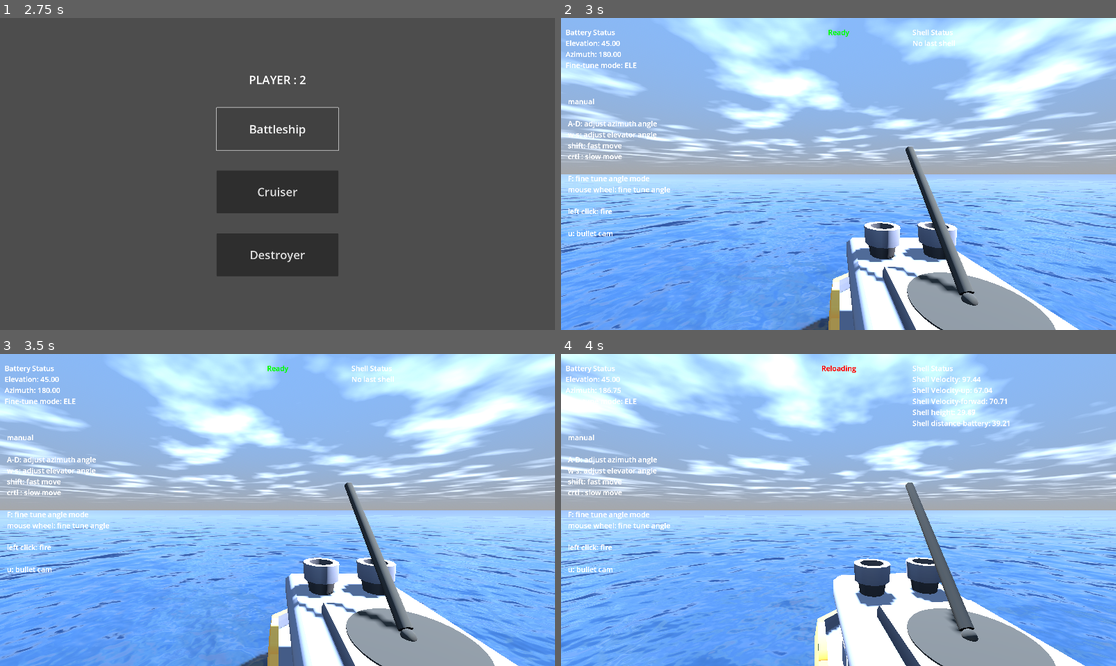
Above: before the commit, frames 1-4 (two rows, left to right).
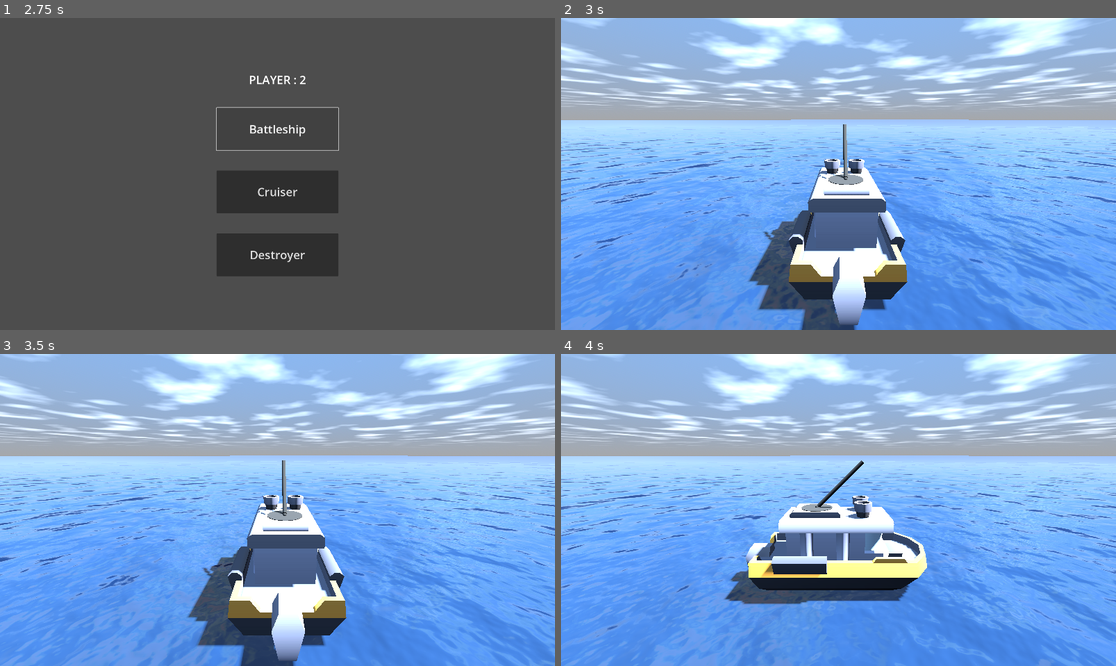
Above: after the commit, the same moments.

Repository: jimmoi/3d_game_team_god_khong_peace
Game: Godot game, scene res://scene/menu.tscn
The game is run twice, just before and just after one commit, with the same random seed, the same clock (stepped at 60 frames per second) and the same inputs.
Inputs (mouse positions are in pixels of both pictures, inside the frame that each line leads up to):
- Up to frame 1 (2.75 s): click "PLAY" at 0.5 s; click "1 vs 1" at 1.25 s; click "Battleship" at 2 s
- Up to frame 2 (3 s): click "Cruiser" at 2.75 s
- Up to frame 3 (3.5 s): no input
- Up to frame 4 (4 s): move the mouse to (960, 494) at 3.52 s; hold D (right) from 3.53 s (still down); hold Ctrl from 3.53 s (still down); click (960, 494) at 3.6 s

Frame 1 is identical in both runs. In frame 2, 76% of the frame differs, in the area x 0-100%, y 0-100%; in frame 3, 76%; in frame 4, 80%.

Commit message:
make game turn

Diff:
--- a/Charactor/battleship.tscn
+++ b/Charactor/battleship.tscn
@@ -11,15 +11,14 @@
 script = ExtResource("1_btgdt")
 
 [node name="model" type="Node3D" parent="."]
-transform = Transform3D(0.8, 0, 0, 0, 1, 0, 0, 0, 1, 0, 0, 0)
 
-[node name="ship-cargo-c2" parent="model" instance=ExtResource("2_tb3w1")]
-transform = Transform3D(-1, 0, -8.742278e-08, 0, 1, 0, 8.742278e-08, 0, -1, -0.16470146, 0, -0.90688336)
+[node name="ship" parent="model" instance=ExtResource("2_tb3w1")]
+transform = Transform3D(-0.8, 0, -1.509958e-07, 0, 1, 0, 1.2079664e-07, 0, -1, -0.16470146, 0, -0.90688336)
 
-[node name="gun" parent="model/ship-cargo-c2" instance=ExtResource("3_6cew4")]
-transform = Transform3D(-1, 0, 8.742278e-08, 0, 1, 0, -8.742278e-08, 0, -1, 0.012140304, 2.4046562, 1.0501503)
-min_barrel_angle = -80
-bullet_speed = 100
+[node name="gun" parent="model" instance=ExtResource("3_6cew4")]
+transform = Transform3D(0.8, 0, 8.105758e-08, 0, 1, 0, -3.3373865e-08, 0, 1, -0.17441386, 2.4046562, -1.9570336)
+min_barrel_angle = -95
+bullet_speed = 200
 
 [node name="hp1" type="CollisionShape3D" parent="."]
 transform = Transform3D(-1, 0, -8.742278e-08, 0, 1, 0, 8.742278e-08, 0, -1, -0.15643919, 0.831845, -4.302236)
@@ -36,4 +35,4 @@
 [node name="Camera3D" type="Camera3D" parent="."]
 transform = Transform3D(1, 0, 0, 0, 0.8660254, 0.5, 0, -0.5, 0.8660254, 0, 6, 8.539753)
 
-[connection signal="fire" from="model/ship-cargo-c2/gun" to="." method="_on_gun_fire"]
+[connection signal="fire" from="model/gun" to="." method="_on_gun_fire"]
--- a/Charactor/cruiser.tscn
+++ b/Charactor/cruiser.tscn
@@ -12,13 +12,13 @@
 
 [node name="model" type="Node3D" parent="."]
 
-[node name="boat-tow-b2" parent="model" instance=ExtResource("2_30ysa")]
+[node name="ship" parent="model" instance=ExtResource("2_30ysa")]
 transform = Transform3D(-1, 0, 8.742278e-08, 0, 1, 0, -8.742278e-08, 0, -1, 0, 0, 0)
 
-[node name="gun" parent="model/boat-tow-b2" instance=ExtResource("3_30ysa")]
-transform = Transform3D(-1, 0, -8.742278e-08, 0, 1, 0, 8.742278e-08, 0, -1, -7.9646036e-08, 2.745076, -0.9110445)
-min_barrel_angle = -80
-bullet_speed = 100
+[node name="gun" parent="model" instance=ExtResource("3_30ysa")]
+transform = Transform3D(1, 0, 0, 0, 1, 0, 0, 0, 1, 0, 2.745076, 0.9110445)
+min_barrel_angle = -95
+bullet_speed = 200
 
 [node name="Hp1" type="CollisionShape3D" parent="."]
 transform = Transform3D(1, 0, 0, 0, 1, 0, 0, 0, 1, -0.018814087, 0.876709, 1.1381836)
@@ -31,4 +31,4 @@
 [node name="Camera3D" type="Camera3D" parent="."]
 transform = Transform3D(1, 2.5081883e-08, 6.7206707e-09, -2.5966674e-08, 0.9659259, 0.25881907, 0, -0.25881907, 0.9659258, -0.20699453, 4.4380636, 6.48167)
 
-[connection signal="fire" from="model/boat-tow-b2/gun" to="." method="_on_gun_fire"]
+[connection signal="fire" from="model/gun" to="." method="_on_gun_fire"]
--- a/Charactor/destroyer.tscn
+++ b/Charactor/destroyer.tscn
@@ -10,6 +10,16 @@
 [node name="Destroyer" type="CharacterBody3D"]
 script = ExtResource("1_cqrgk")
 
+[node name="model" type="Node3D" parent="."]
+
+[node name="ship" parent="model" instance=ExtResource("2_goh8i")]
+transform = Transform3D(-1, 0, 8.742278e-08, 0, 1, 0, -8.742278e-08, 0, -1, 0.01250422, 0.17226231, 0.067254424)
+
+[node name="gun" parent="model" instance=ExtResource("3_goh8i")]
+transform = Transform3D(1, 0, 0, 0, 1, 0, 0, 0, 1, 0, 1.4320517, 0.21343541)
+min_barrel_angle = -95
+bullet_speed = 200
+
 [node name="hp1" type="CollisionShape3D" parent="."]
 transform = Transform3D(1, 0, 0, 0, 1, 0, 0, 0, 1, 0.010467529, 0.7908751, 0.047088623)
 shape = SubResource("BoxShape3D_o41ur")
@@ -17,14 +27,4 @@
 [node name="Camera3D" type="Camera3D" parent="."]
 transform = Transform3D(0.99926627, 6.601274e-08, 0.03830054, -0.01915033, 0.8660253, 0.4996332, -0.033169206, -0.50000006, 0.8653899, 0, 4.0909886, 4.4906526)
 
-[node name="model" type="Node3D" parent="."]
-
-[node name="boat-speed-a2" parent="model" instance=ExtResource("2_goh8i")]
-transform = Transform3D(-1, 0, 8.742278e-08, 0, 1, 0, -8.742278e-08, 0, -1, 0.01250422, 0.17226231, 0.067254424)
-
-[node name="gun" parent="model/boat-speed-a2" instance=ExtResource("3_goh8i")]
-transform = Transform3D(-1, 0, -8.742278e-08, 0, 1, 0, 8.742278e-08, 0, -1, 0.012504207, 1.2597893, -0.14618099)
-min_barrel_angle = -80
-bullet_speed = 100
-
-[connection signal="fire" from="model/boat-speed-a2/gun" to="." method="_on_gun_fire"]
+[connection signal="fire" from="model/gun" to="." method="_on_gun_fire"]
--- a/scene/gun.tscn
+++ b/scene/gun.tscn
@@ -1,7 +1,8 @@
-[gd_scene load_steps=8 format=3 uid="uid://dp3f61ycbc01a"]
+[gd_scene load_steps=9 format=3 uid="uid://dp3f61ycbc01a"]
 
 [ext_resource type="AudioStream" uid="uid://w27jdrs0dwtf" path="res://sound/powerful-cannon-shot.mp3" id="1_dk5gl"]
 [ext_resource type="Script" uid="uid://qaybsva0k5he" path="res://scripts/gun.gd" id="1_kw0bs"]
+[ext_resource type="Texture2D" uid="uid://bq1m2fkai7y2k" path="res://aim.png" id="3_2ovx3"]
 
 [sub_resource type="StandardMaterial3D" id="StandardMaterial3D_0xm2m"]
 albedo_color = Color(0.180933, 0.180933, 0.180933, 1)
@@ -53,10 +54,6 @@
 
 [node name="mesh_base" type="MeshInstance3D" parent="mesh"]
 mesh = SubResource("CylinderMesh_pr6yj")
-
-[node name="reload_cool_down" type="Timer" parent="."]
-wait_time = 3.5
-one_shot = true
 
 [node name="sfx" type="Node" parent="."]
 
@@ -134,4 +131,19 @@
 
 u: bullet cam"
 
-[connection signal="timeout" from="reload_cool_down" to="." method="_on_reload_cool_down_timeout"]
+[node name="TextureRect" type="TextureRect" parent="ui"]
+layout_mode = 1
+anchors_preset = 8
+anchor_left = 0.5
+anchor_top = 0.5
+anchor_right = 0.5
+anchor_bottom = 0.5
+offset_left = -256.0
+offset_top = -256.0
+offset_right = 256.0
+offset_bottom = 256.0
+grow_horizontal = 2
+grow_vertical = 2
+scale = Vector2(0.105, 0.105)
+pivot_offset = Vector2(256, 256)
+texture = ExtResource("3_2ovx3")
--- a/scripts/battleship.gd
+++ b/scripts/battleship.gd
@@ -6,46 +6,35 @@
 @export var fall_acceleration = 75
 
 var target_velocity = Vector3.ZERO
+var on_use = false
 
 
 func _physics_process(delta):
-	var direction = Vector3.ZERO
+	if on_use:
+		var direction = Vector3.ZERO
 
-	if Input.is_action_pressed("right"):
-		direction.x += 1
-	if Input.is_action_pressed("left"):
-		direction.x -= 1
-	if Input.is_action_pressed("down"):
-		direction.z += 1
-	if Input.is_action_pressed("up"):
-		direction.z -= 1
+		if Input.is_action_pressed("right"):
+			direction.x += 1
+		if Input.is_action_pressed("left"):
+			direction.x -= 1
+		if Input.is_action_pressed("down"):
+			direction.z += 1
+		if Input.is_action_pressed("up"):
+			direction.z -= 1
 
-	if direction != Vector3.ZERO:
-		direction = direction.normalized()
-		# Setting the basis property will affect the rotation of the node.
-		$model.basis = Basis.looking_at(direction)
+		if direction != Vector3.ZERO:
+			direction = direction.normalized()
+			# Setting the basis property will affect the rotation of the node.
+			$model.basis = Basis.looking_at(direction)
 
-	# Ground Velocity
-	target_velocity.x = direction.x * speed
-	target_velocity.z = direction.z * speed
+		# Ground Velocity
+		target_velocity.x = direction.x * speed
+		target_velocity.z = direction.z * speed
 
-	# Vertical Velocity
-	if not is_on_floor(): # If in the air, fall towards the floor. Literally gravity
-		target_velocity.y = target_velocity.y - (fall_acceleration * delta)
+		# Vertical Velocity
+		if not is_on_floor(): # If in the air, fall towards the floor. Literally gravity
+			target_velocity.y = target_velocity.y - (fall_acceleration * delta)
 
-	# Moving the Character
-	velocity = target_velocity
-	move_and_slide()
-
-func _on_gun_fire(bullet_obj, muzzle, bullet_speed) -> void:
-	bullet_obj.hit.connect(_on_explode)
-	add_child(bullet_obj)
-	bullet_obj.global_transform = muzzle.global_transform
-	var forward_vector: Vector3 = bullet_obj.global_transform.basis.y
-	bullet_obj.linear_velocity = forward_vector * bullet_speed
-
-func _on_explode(explosion_sfx, explosion_effect, hit_position):
-	add_child(explosion_sfx)
-	explosion_sfx.play()
-	add_child(explosion_effect)
-	explosion_effect.global_position = hit_position
+		# Moving the Character
+		velocity = target_velocity
+		move_and_slide()
--- a/scripts/cruiser.gd
+++ b/scripts/cruiser.gd
@@ -6,46 +6,35 @@
 @export var fall_acceleration = 75
 
 var target_velocity = Vector3.ZERO
+var on_use = false
 
 
 func _physics_process(delta):
-	var direction = Vector3.ZERO
+	if on_use:
+		var direction = Vector3.ZERO
 
-	if Input.is_action_pressed("right"):
-		direction.x += 1
-	if Input.is_action_pressed("left"):
-		direction.x -= 1
-	if Input.is_action_pressed("down"):
-		direction.z += 1
-	if Input.is_action_pressed("up"):
-		direction.z -= 1
+		if Input.is_action_pressed("right"):
+			direction.x += 1
+		if Input.is_action_pressed("left"):
+			direction.x -= 1
+		if Input.is_action_pressed("down"):
+			direction.z += 1
+		if Input.is_action_pressed("up"):
+			direction.z -= 1
 
-	if direction != Vector3.ZERO:
-		direction = direction.normalized()
-		# Setting the basis property will affect the rotation of the node.
-		$model.basis = Basis.looking_at(direction)
+		if direction != Vector3.ZERO:
+			direction = direction.normalized()
+			# Setting the basis property will affect the rotation of the node.
+			$model.basis = Basis.looking_at(direction)
 
-	# Ground Velocity
-	target_velocity.x = direction.x * speed
-	target_velocity.z = direction.z * speed
+		# Ground Velocity
+		target_velocity.x = direction.x * speed
+		target_velocity.z = direction.z * speed
 
-	# Vertical Velocity
-	if not is_on_floor(): # If in the air, fall towards the floor. Literally gravity
-		target_velocity.y = target_velocity.y - (fall_acceleration * delta)
+		# Vertical Velocity
+		if not is_on_floor(): # If in the air, fall towards the floor. Literally gravity
+			target_velocity.y = target_velocity.y - (fall_acceleration * delta)
 
-	# Moving the Character
-	velocity = target_velocity
-	move_and_slide()
-
-func _on_gun_fire(bullet_obj, muzzle, bullet_speed) -> void:
-	bullet_obj.hit.connect(_on_explode)
-	add_child(bullet_obj)
-	bullet_obj.global_transform = muzzle.global_transform
-	var forward_vector: Vector3 = bullet_obj.global_transform.basis.y
-	bullet_obj.linear_velocity = forward_vector * bullet_speed
-
-func _on_explode(explosion_sfx, explosion_effect, hit_position):
-	add_child(explosion_sfx)
-	explosion_sfx.play()
-	add_child(explosion_effect)
-	explosion_effect.global_position = hit_position
+		# Moving the Character
+		velocity = target_velocity
+		move_and_slide()
--- a/scripts/destroyer.gd
+++ b/scripts/destroyer.gd
@@ -6,46 +6,35 @@
 @export var fall_acceleration = 75
 
 var target_velocity = Vector3.ZERO
+var on_use = false
 
 
 func _physics_process(delta):
-	var direction = Vector3.ZERO
+	if on_use:
+		var direction = Vector3.ZERO
 
-	if Input.is_action_pressed("right"):
-		direction.x += 1
-	if Input.is_action_pressed("left"):
-		direction.x -= 1
-	if Input.is_action_pressed("down"):
-		direction.z += 1
-	if Input.is_action_pressed("up"):
-		direction.z -= 1
+		if Input.is_action_pressed("right"):
+			direction.x += 1
+		if Input.is_action_pressed("left"):
+			direction.x -= 1
+		if Input.is_action_pressed("down"):
+			direction.z += 1
+		if Input.is_action_pressed("up"):
+			direction.z -= 1
 
-	if direction != Vector3.ZERO:
-		direction = direction.normalized()
-		# Setting the basis property will affect the rotation of the node.
-		$model.basis = Basis.looking_at(direction)
+		if direction != Vector3.ZERO:
+			direction = direction.normalized()
+			# Setting the basis property will affect the rotation of the node.
+			$model.basis = Basis.looking_at(direction)
 
-	# Ground Velocity
-	target_velocity.x = direction.x * speed
-	target_velocity.z = direction.z * speed
+		# Ground Velocity
+		target_velocity.x = direction.x * speed
+		target_velocity.z = direction.z * speed
 
-	# Vertical Velocity
-	if not is_on_floor(): # If in the air, fall towards the floor. Literally gravity
-		target_velocity.y = target_velocity.y - (fall_acceleration * delta)
+		# Vertical Velocity
+		if not is_on_floor(): # If in the air, fall towards the floor. Literally gravity
+			target_velocity.y = target_velocity.y - (fall_acceleration * delta)
 
-	# Moving the Character
-	velocity = target_velocity
-	move_and_slide()
-
-func _on_gun_fire(bullet_obj, muzzle, bullet_speed) -> void:
-	bullet_obj.hit.connect(_on_explode)
-	add_child(bullet_obj)
-	bullet_obj.global_transform = muzzle.global_transform
-	var forward_vector: Vector3 = bullet_obj.global_transform.basis.y
-	bullet_obj.linear_velocity = forward_vector * bullet_speed
-
-func _on_explode(explosion_sfx, explosion_effect, hit_position):
-	add_child(explosion_sfx)
-	explosion_sfx.play()
-	add_child(explosion_effect)
-	explosion_effect.global_position = hit_position
+		# Moving the Character
+		velocity = target_velocity
+		move_and_slide()
--- a/scripts/gun.gd
+++ b/scripts/gun.gd
@@ -7,6 +7,7 @@
 @export var bullet_trajectory = preload("res://scene/trajectory.tscn")
 @export var bullet_speed = 10 # m/s
 
+var on_use = false
 
 var mortar_barrel
 var mortar_muzzle
@@ -30,12 +31,15 @@
 	main_cam = $Camera3D
 
 func _physics_process(delta: float) -> void:
-	mortar_movement(delta)
-	mortar_movement_fine()
-	mortar_barrel.rotation.x = deg_to_rad(clamp(rad_to_deg(mortar_barrel.rotation.x), min_barrel_angle, max_barrel_angle))
-	show_text()
-	fire_trajectory()
-	switch_shell_camera()
+	if on_use:
+		mortar_movement(delta)
+		mortar_movement_fine()
+		mortar_barrel.rotation.x = deg_to_rad(clamp(rad_to_deg(mortar_barrel.rotation.x), min_barrel_angle, max_barrel_angle))
+		show_text()
+		fire_trajectory()
+		switch_shell_camera()
+	else:
+		$ui.visible = false
 
 func mortar_movement(delta):
 	rotation_speed = default_rotation_speed
@@ -45,7 +49,7 @@
 	if Input.is_key_pressed(KEY_CTRL):
 		rotation_speed *= 0.5
 
-	# --- Mortar Base Rotation (Yaw) ---
+		# --- Mortar Base Rotation (Yaw) ---
 	var delta_rotation = rotation_speed * delta
 
 	if Input.is_action_pressed("left"):
@@ -79,10 +83,11 @@
 				mortar_barrel.rotate_x(deg_to_rad(0.1))
 
 func show_text():
-	var azimuth = rad_to_deg(rotation.y)
-	var elevation = -rad_to_deg(mortar_barrel.rotation.x)
+	$ui.visible = true
+	var azimuth = rad_to_deg(global_rotation.y)
+	var elevation = -rad_to_deg(mortar_barrel.global_rotation.x)
 	$ui/motar_property.text = "Battery Status\n" +\
-	"Elevation: %.2f\n" % elevation +\
+	"Elevation: %.2f\n" % (90-elevation) +\
 	"Azimuth: %.2f\n" % (-azimuth if -azimuth > 0 else 360-azimuth) +\
 	"Fine-tune mode: %s\n" % fine_tune_mode.keys()[current_fine_tune_mode]
 	#################################
@@ -111,8 +116,7 @@
 		bullet_obj.battery_position = global_position
 		last_track = bullet_obj
 		fire.emit(bullet_obj, mortar_muzzle, bullet_speed)
-		mortar_status = false
-		$reload_cool_down.start()
+		#mortar_status = false
 
 func switch_shell_camera():
 	if (last_track != null) and Input.is_action_pressed("switch_cam") :
@@ -122,6 +126,3 @@
 	else:
 		Input.set_mouse_mode(Input.MOUSE_MODE_VISIBLE)
 		main_cam.make_current()
-
-func _on_reload_cool_down_timeout() -> void:
-	mortar_status = true
--- a/scripts/map_scene.gd
+++ b/scripts/map_scene.gd
@@ -6,13 +6,12 @@
 					"Destroyer":preload("res://Charactor/destroyer.tscn")}
 # Called when the node enters the scene tree for the first time.
 func _ready() -> void:
-	print(Manager.players)
-	print(Manager.players.values())
-	for i in Manager.players:
-		print(i)
-		var player = Manager.players.values()[i-1]
-		var temp_node = boat_scene[player["role"]].instantiate()
-		add_child(temp_node)
+	for i in range(Manager.players.size()):
+		var player = Manager.players.values()[i]
+		var temp_ship_node = boat_scene[player["role"]].instantiate()
+		var gun = temp_ship_node.get_node("model").get_node("gun")
+		gun.fire.connect(_on_gun_fire)
+		add_child(temp_ship_node)
 		var angle = randf() * TAU # มุมรอบวงกลม (0 ถึง 2π)
 		var distance = randf() * 3000.0 # ระยะทางจากศูนย์กลาง (0 ถึง 3000)
 
@@ -23,11 +22,46 @@
 			sin(angle) * distance
 		)
 
-		temp_node.global_transform.origin = pos
-		player["boat_node"] = temp_node
+		temp_ship_node.global_transform.origin = pos
+		player["ship_node"] = temp_ship_node
 
+	game_turn()
 
 
 # Called every frame. 'delta' is the elapsed time since the previous frame.
 func _process(delta: float) -> void:
 	pass
+
+
+func game_turn():
+	var curr_turn = randi() % Manager.selected_game_mode
+	while true:
+		var focus_player = Manager.players.values()[curr_turn]
+		var ship = focus_player["ship_node"]
+		var ship_cam = ship.get_node("Camera3D")
+		var gun = ship.get_node("model").get_node("gun")
+		ship_cam.make_current()
+		ship.on_use = true
+		await get_tree().create_timer(5).timeout
+		ship.on_use = false
+		gun.on_use = true
+		await get_tree().create_timer(120).timeout
+		gun.on_use = false
+		gun.mortar_status = true
+		curr_turn += 1
+		curr_turn %= Manager.selected_game_mode
+
+func _on_gun_fire(bullet_obj, muzzle, bullet_speed) -> void:
+	add_child(bullet_obj)
+	bullet_obj.global_transform = muzzle.global_transform
+	var forward_vector: Vector3 = bullet_obj.global_transform.basis.y
+	bullet_obj.linear_velocity = forward_vector * bullet_speed
+	bullet_obj.hit.connect(_on_explode)
+
+func _on_explode(explosion_sfx, explosion_effect, hit_position, battery_position):
+	add_child(explosion_sfx)
+	add_child(explosion_effect)
+	explosion_effect.global_position = hit_position
+	var delay_sound_sec = abs((hit_position-battery_position).length())/sound_speed
+	await get_tree().create_timer(delay_sound_sec).timeout
+	explosion_sfx.play()
Binary file added: aim.png
Not shown, added: aim.png.import
